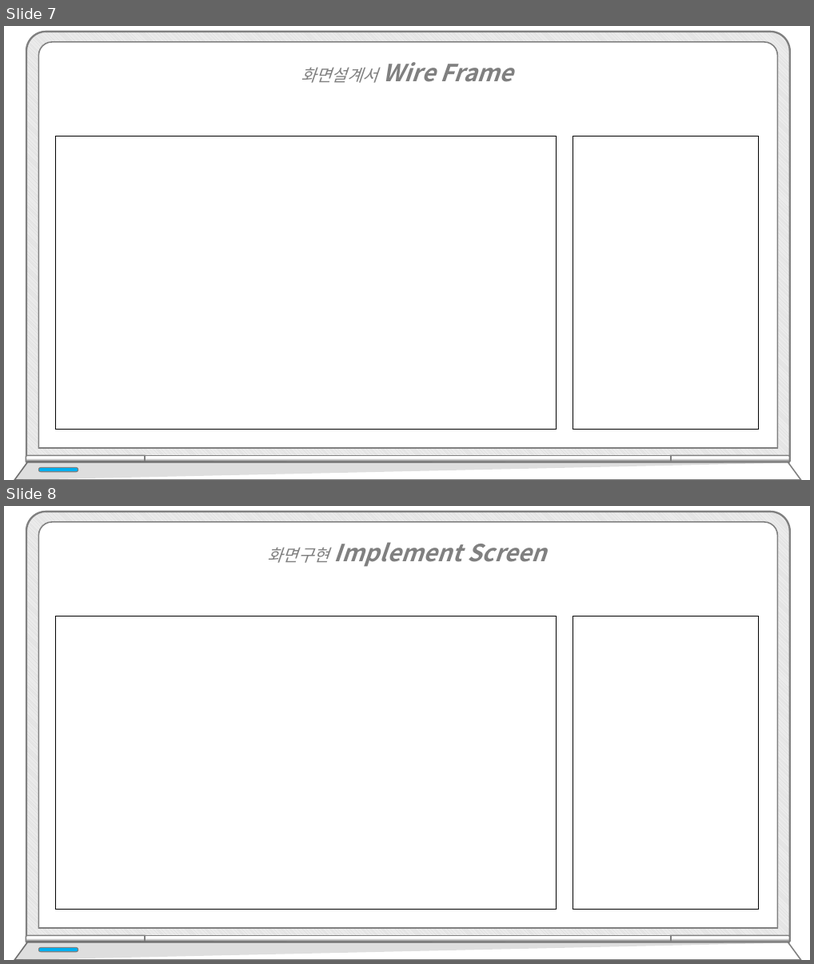
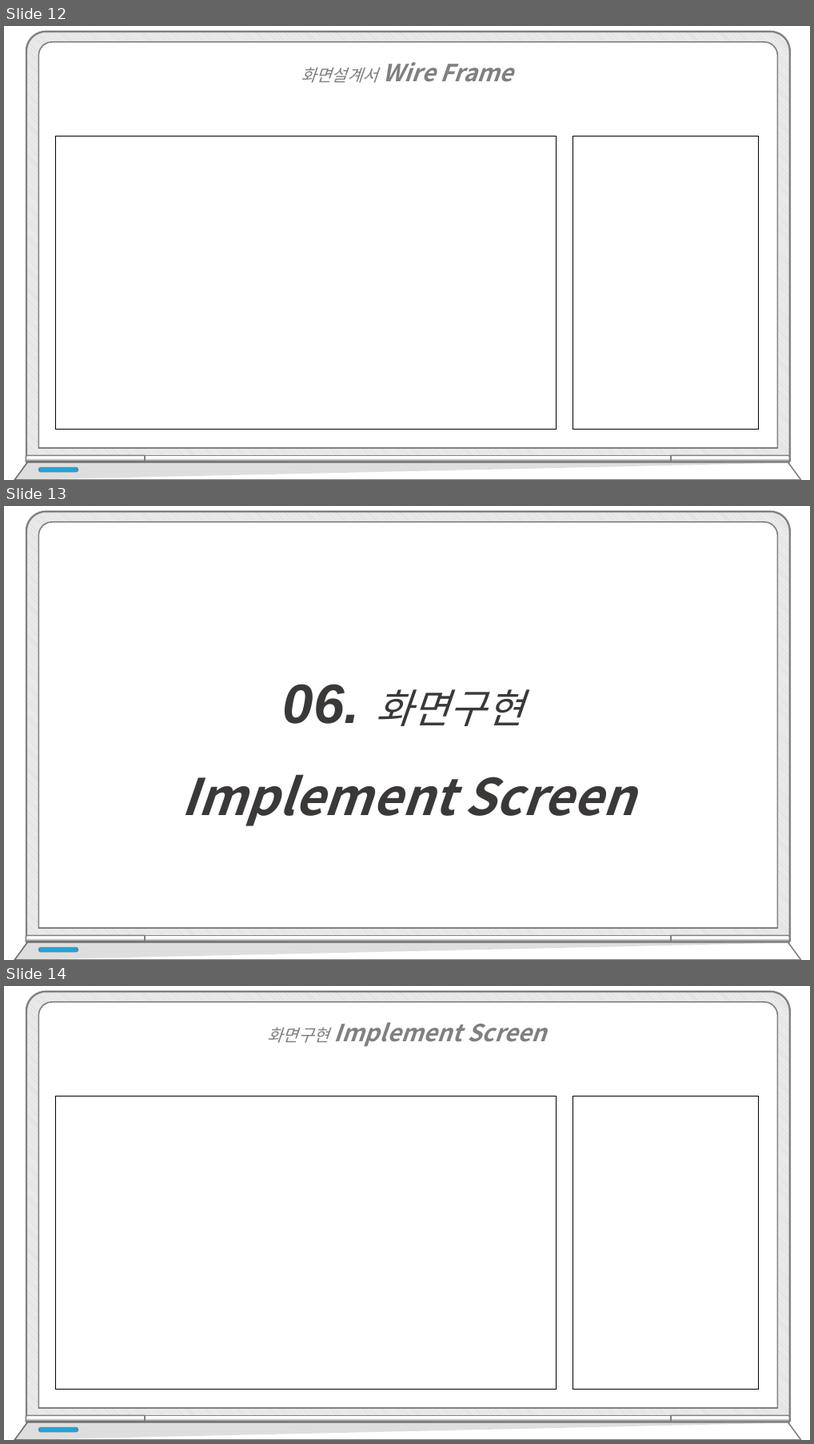
Before and after one commit to hhsw07/ezen-academy-projects, a slide deck: WebContent/발표/프로젝트5.pptx. Shown one above the other, each under a label of ours: slides 7 and 8 before the commit, slides 12, 13 and 14 after it. The pictures are 814x964 and 814x1444 pixels, drawn with LibreOffice and Linux fonts; fonts in the diff are those of the drawing; background and template pictures are left out. Boxes give left, top, right and bottom in pixels: in the first picture for what was removed or moved away, otherwise in the second. Text is boxed around its words. In the diff, an @@ line names an element or a change of style, - is before the commit and + after.

```diff
--- a/WebContent/발표/프로젝트5.pptx
+++ b/WebContent/발표/프로젝트5.pptx
@@ slide 13 added at [4, 506, 810, 960], background #FFFFFF @@
@@ text added at [181, 684, 635, 826], 60 pt, text #3B3838, bold, italic @@
+06. 화면구현
+Implement Screen
@@ group added at [14, 512, 802, 960]: 5 round same rects, 2 freeform shapes, 1 rounded rectangle @@
@@ what was slide 7 is now slide 12 @@
@@ what was slide 8 is now slide 14 @@
```
Also in this commit, not shown: 1 slide changed, 5 other slides added.
